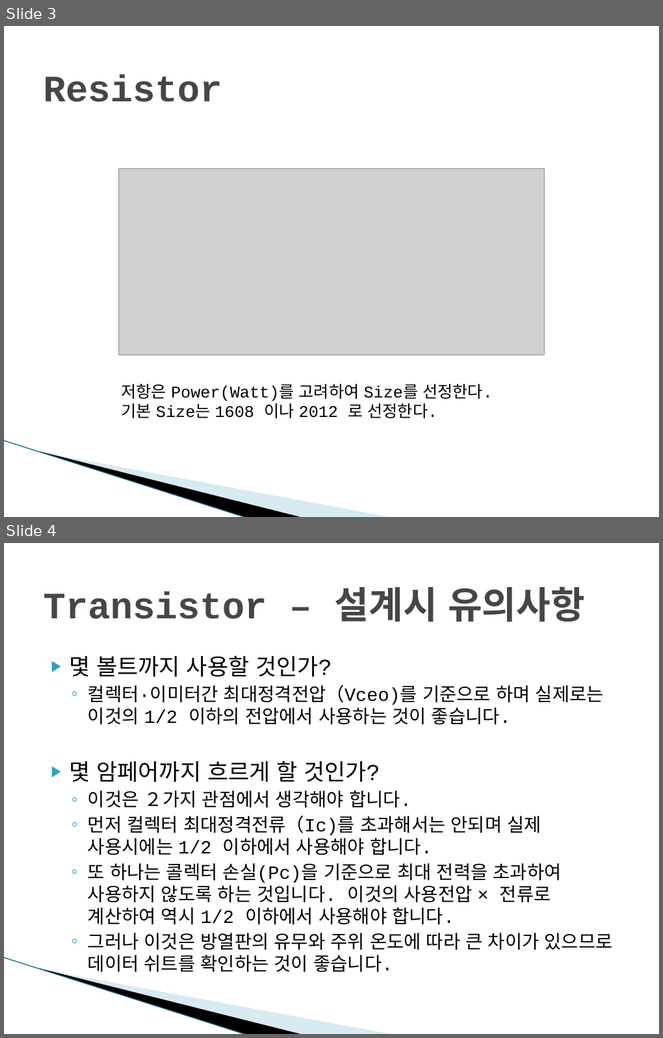
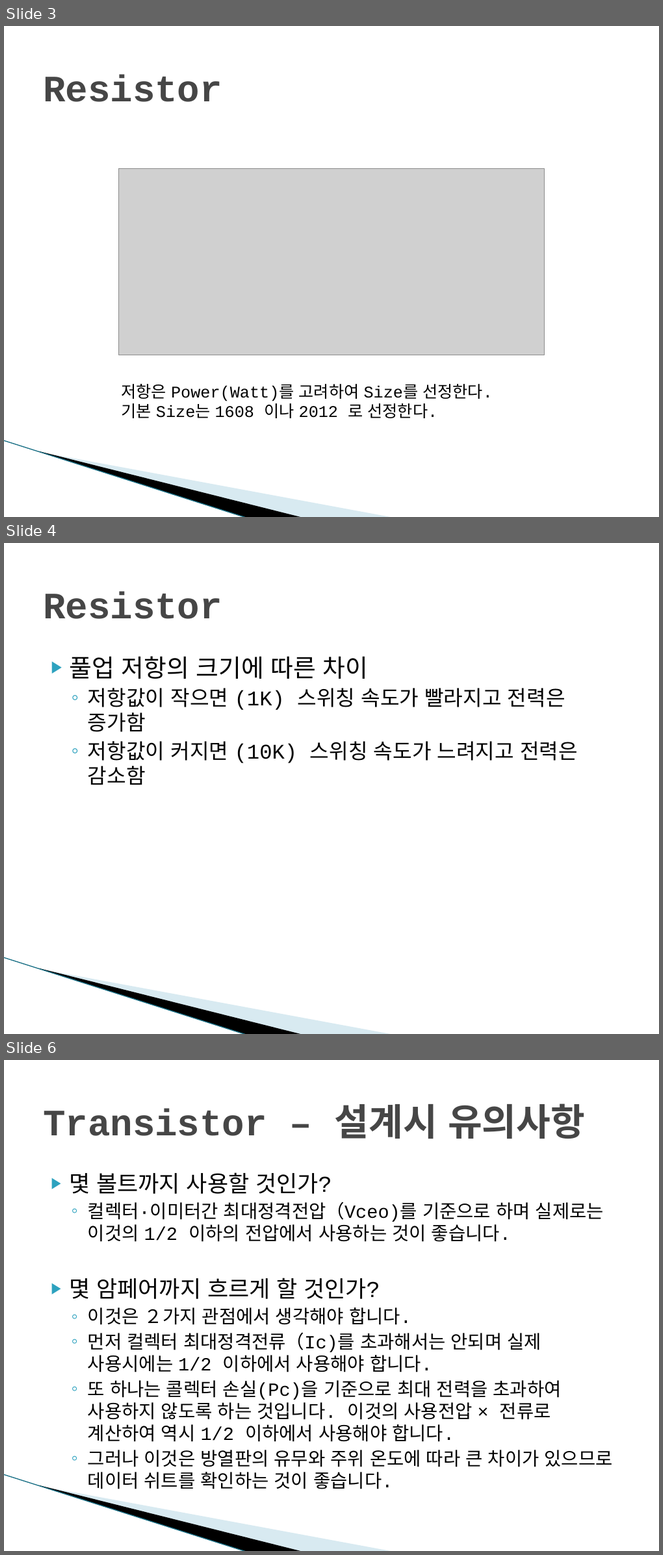
Before and after one commit to zerosaeng2/doc, a slide deck: EET. Presentation & Summary/회로설계.pptx. Shown one above the other, each under a label of ours: slides 3 and 4 before the commit, slides 3, 4 and 6 after it; the slides between them are not shown. The pictures are 663x1038 and 663x1555 pixels, drawn with LibreOffice and Linux fonts; fonts in the diff are those of the drawing; grey boxes stand for pictures; background and template pictures are left out. Boxes give left, top, right and bottom in pixels: in the first picture for what was removed or moved away, otherwise in the second. Text is boxed around its words. In the diff, an @@ line names an element or a change of style, - is before the commit and + after.

```diff
--- a/EET. Presentation & Summary/회로설계.pptx
+++ b/EET. Presentation & Summary/회로설계.pptx
@@ slide 4 added at (x1=4, y1=543, x2=659, y2=1034), background #FFFFFF; not listed: 3 template elements that a slide beside it also shows @@
@@ title added at (x1=43, y1=591, x2=222, y2=619), 41 pt, text #464646, bold @@
+Resistor
@@ text added at (x1=70, y1=656, x2=578, y2=785), 23 pt, text #000000 @@
+▶ 풀업 저항의 크기에 따른 차이
+  ◦ 저항값이 작으면 (1K) 스위칭 속도가 빨라지고 전력은 증가함
+  ◦ 저항값이 커지면 (10K) 스위칭 속도가 느려지고 전력은 감소함
@@ what was slide 4 is now slide 6 @@
```
Also in this commit, not shown: 2 slides changed, 1 other slide added.
